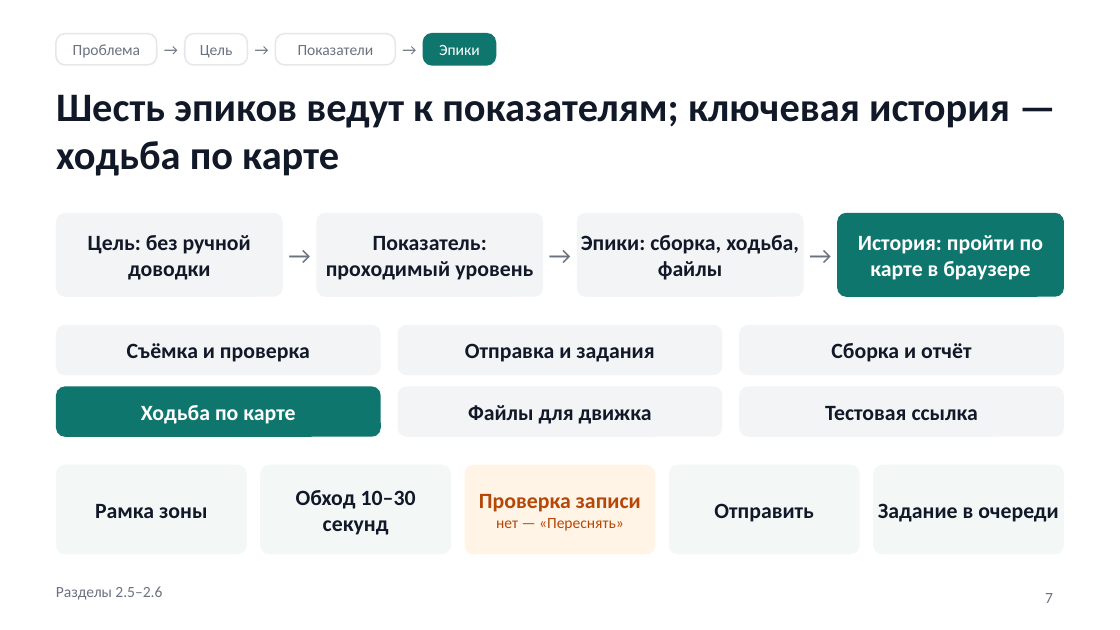
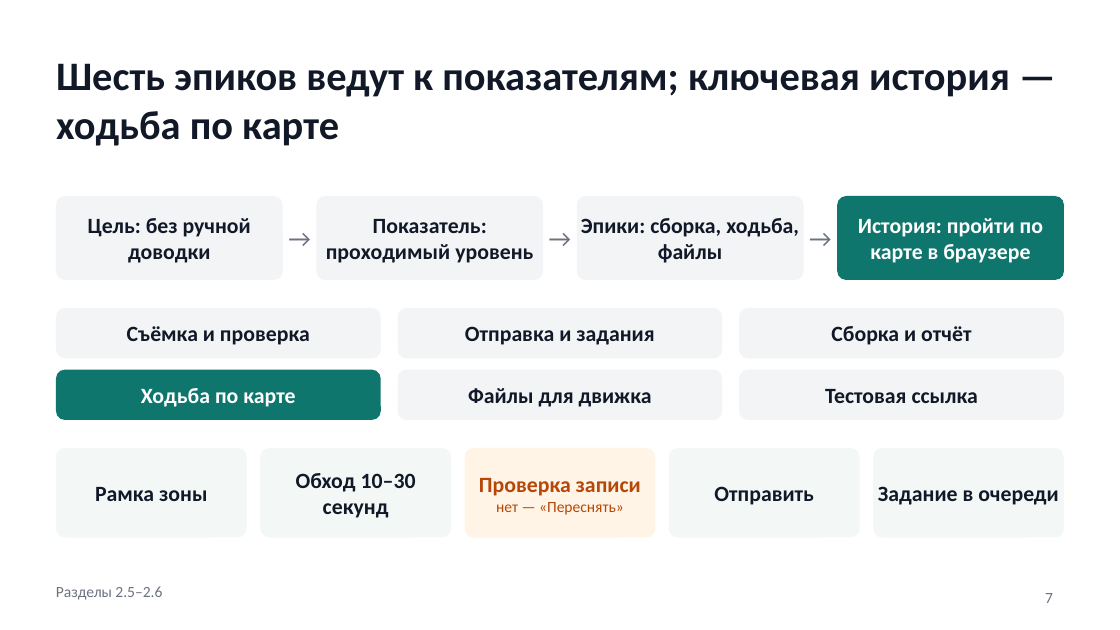
Before and after one commit to KalashnikovKV/nvc-business-analysis, a slide deck: slide 7 of wireframes/NVC-Maps-защита.pptx. Drawn at 1120x630 pixels with LibreOffice and Linux fonts; fonts in the diff are those of the drawing. Boxes give left, top, right and bottom in pixels: in the first picture for what was removed or moved away, otherwise in the second. Text is boxed around its words. In the diff, an @@ line names an element or a change of style, - is before the commit and + after.

```diff
--- a/wireframes/NVC-Maps-защита.pptx
+++ b/wireframes/NVC-Maps-защита.pptx
@@ title "Шесть эпиков ведут к показателям; ...": place and size @@
-title "Шесть эпиков ведут к показателям; ..." at [56, 94, 1010, 176]
+title "Шесть эпиков ведут к показателям; ..." at [56, 63, 1010, 146]
@@ rounded rectangle removed at [56, 34, 157, 65] @@
@@ text removed at [73, 44, 140, 58] @@
-Проблема
@@ text removed at [157, 34, 185, 65] @@
-→
@@ rounded rectangle removed at [185, 34, 248, 65] @@
@@ text removed at [200, 45, 232, 58] @@
-Цель
@@ text removed at [248, 34, 276, 65] @@
-→
@@ rounded rectangle removed at [276, 34, 395, 65] @@
@@ text removed at [298, 45, 374, 55] @@
-Показатели
@@ text removed at [395, 34, 423, 65] @@
-→
@@ rounded rectangle removed at [423, 34, 496, 65] @@
@@ text removed at [439, 45, 480, 55] @@
-Эпики
@@ 18 texts, 15 rounded rectangles: place and size @@
-18 texts, 15 rounded rectangles at [56, 213, 1064, 554]
+18 texts, 15 rounded rectangles at [56, 196, 1064, 538]
```
Also in this commit, not shown: 7 other slides changed, 3 slides removed, 9 other files.
